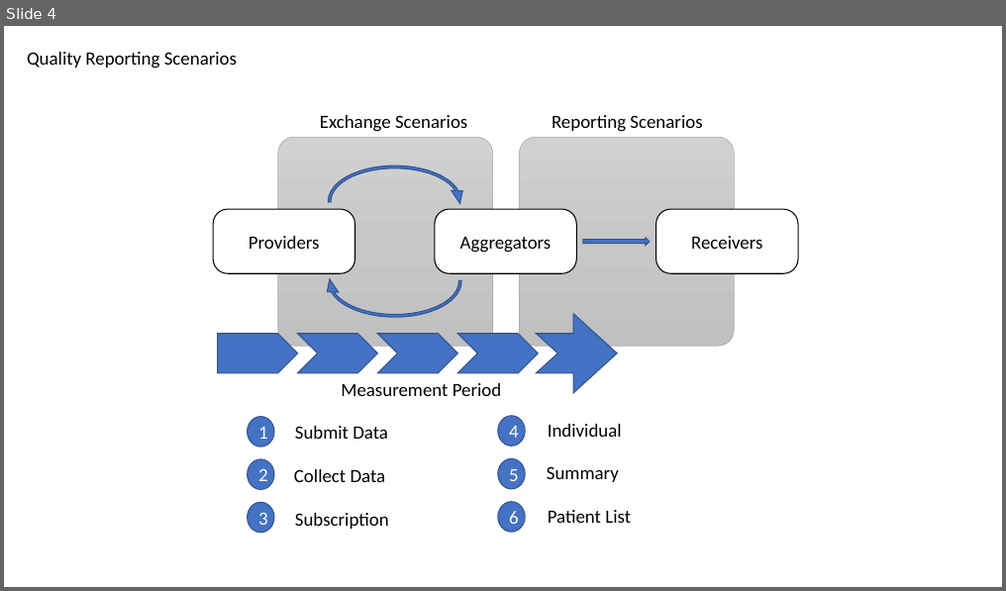
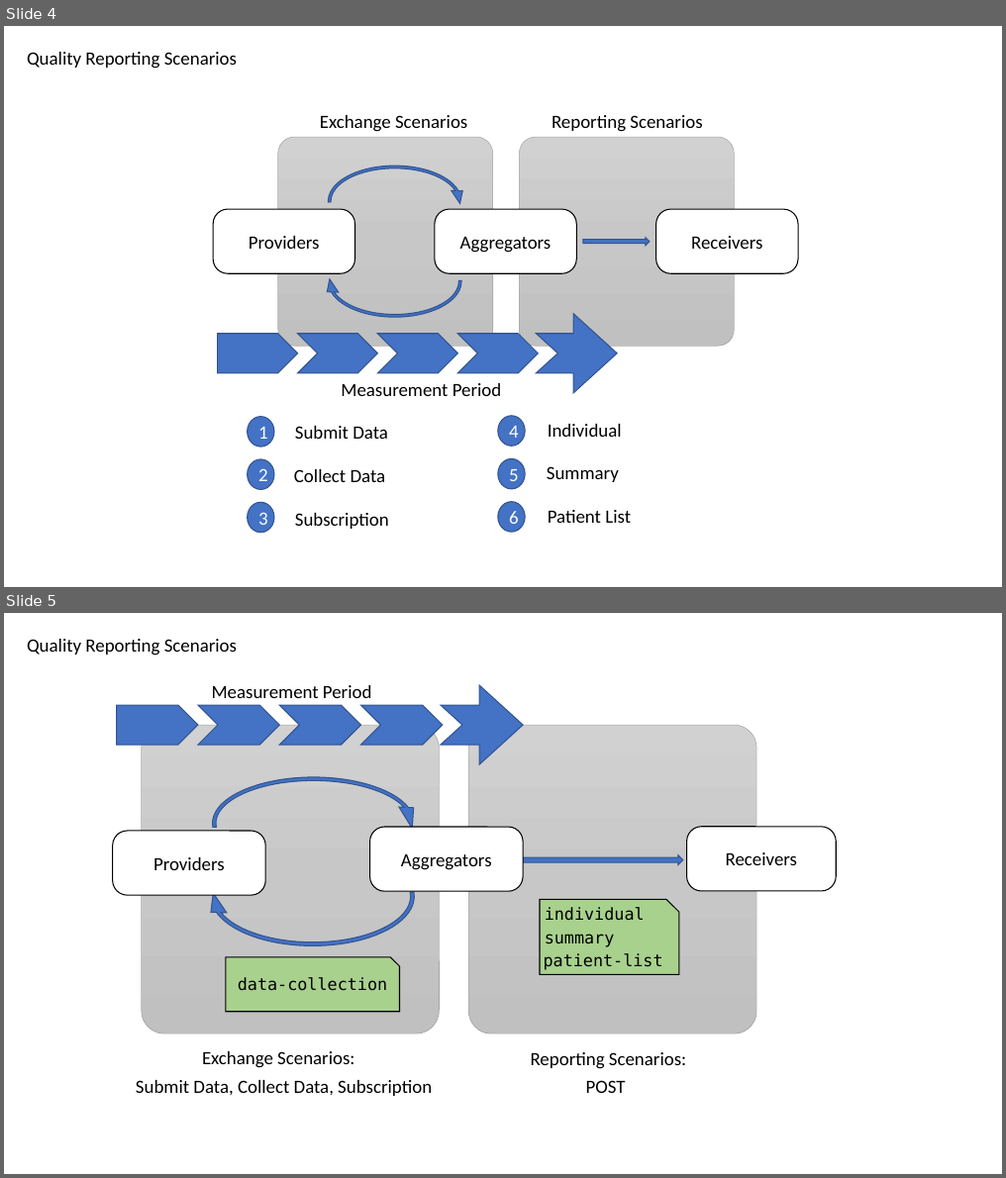
Before and after one commit to HL7/cqf-measures, a slide deck: diagrams/FHIR Measure IG Diagram.pptx. Shown one above the other, each under a label of ours: slide 4 before the commit, slides 4 and 5 after it. The pictures are 1006x591 and 1006x1178 pixels, drawn with LibreOffice and Linux fonts; fonts in the diff are those of the drawing. Boxes give left, top, right and bottom in pixels: in the first picture for what was removed or moved away, otherwise in the second. Text is boxed around its words. In the diff, an @@ line names an element or a change of style, - is before the commit and + after.

Commit message:
Updates to quality reporting scenarios diagram.

```diff
--- a/diagrams/FHIR Measure IG Diagram.pptx
+++ b/diagrams/FHIR Measure IG Diagram.pptx
@@ slide 5 added at [4,613,1002,1174], background #FFFFFF @@
@@ text added at [27,639,237,656], 18 pt, text #000000 @@
+Quality Reporting Scenarios
@@ text added at [212,685,372,698], 18 pt, text #000000 @@
+Measurement Period
@@ group added at [116,685,523,765]: 3 chevrons, 1 pentagon arrow, 1 notched right arrow @@
@@ rounded rectangle added at [141,725,439,1035], fill gradient #D2D2D2 to #C8C8C8 to #C0C0C0, outline #A5A5A5 0.5 pt @@
@@ rounded rectangle added at [469,725,757,1035], fill gradient #D2D2D2 to #C8C8C8 to #C0C0C0, outline #A5A5A5 0.5 pt @@
@@ circular arrow added at [207,771,420,875], fill #4472C4, outline #325491 1 pt @@
@@ rounded rectangle added at [113,831,265,895], fill #FFFFFF, outline #000000 1 pt, 18 pt, text #000000 @@
+Providers
@@ circular arrow added at [205,842,420,953], fill #4472C4, outline #325491 1 pt @@
@@ rounded rectangle added at [370,827,523,891], fill #FFFFFF, outline #000000 1 pt, 18 pt, text #000000 @@
+Aggregators
@@ rounded rectangle added at [687,827,836,891], fill #FFFFFF, outline #000000 1 pt, 18 pt, text #000000 @@
+Receivers
@@ right arrow added at [523,856,683,865], fill #4472C4, outline #325491 1 pt @@
@@ snip rect added at [226,958,399,1012], fill #A9D18E, outline #000000 1 pt @@
@@ group added at [540,900,679,974]: 3 texts, 1 snip rect @@
+individual
+summary
+patient-list
@@ text added at [238,977,387,991], 16 pt, text #000000 @@
+data-collection
@@ text added at [202,1052,354,1068], 18 pt, text #000000 @@
+Exchange Scenarios:
@@ text added at [531,1053,686,1069], 18 pt, text #000000 @@
+Reporting Scenarios:
@@ text added at [136,1080,432,1096], 18 pt, text #000000 @@
+Submit Data, Collect Data, Subscription
@@ text added at [586,1080,626,1093], 18 pt, text #000000 @@
+POST
```
Also in this commit, not shown: 1 other file.
